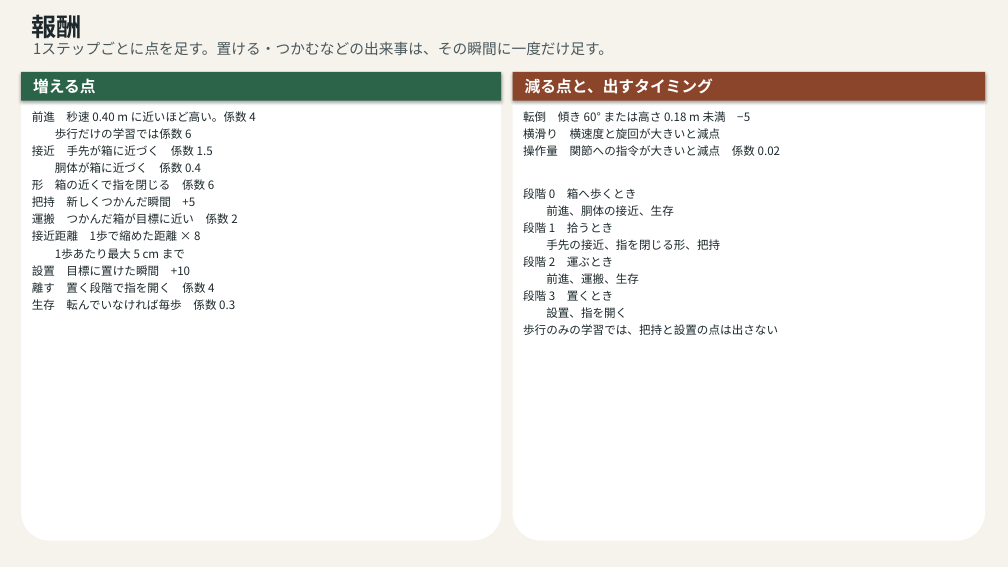
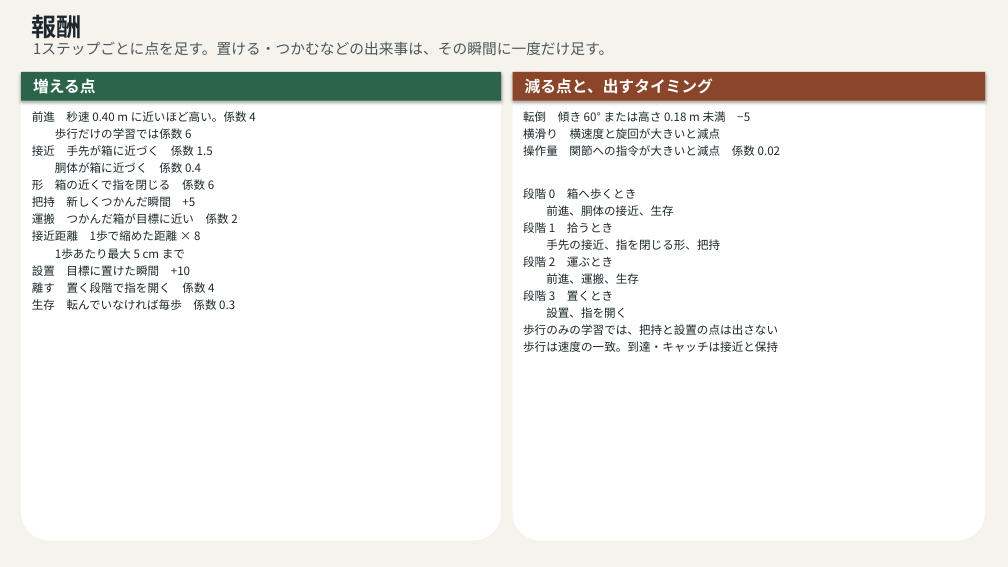
Before and after one commit to xeno1983/PAI_Task, a slide deck: slide 8 of scripts/PickAndCarry_学習条件.pptx (slide 3 before the commit). Drawn at 1008x567 pixels with LibreOffice and Linux fonts; fonts in the diff are those of the drawing. Boxes give left, top, right and bottom in pixels: in the first picture for what was removed or moved away, otherwise in the second. Text is boxed around its words. In the diff, an @@ line names an element or a change of style, - is before the commit and + after.

```diff
--- a/scripts/PickAndCarry_学習条件.pptx
+++ b/scripts/PickAndCarry_学習条件.pptx
@@ text at (x1=523, y1=341, x2=778, y2=352): paragraph added @@
+歩行は速度の一致。到達・キャッチは接近と保持
```
Also in this commit, not shown: 2 other slides changed, 5 slides added, 17 other files.
